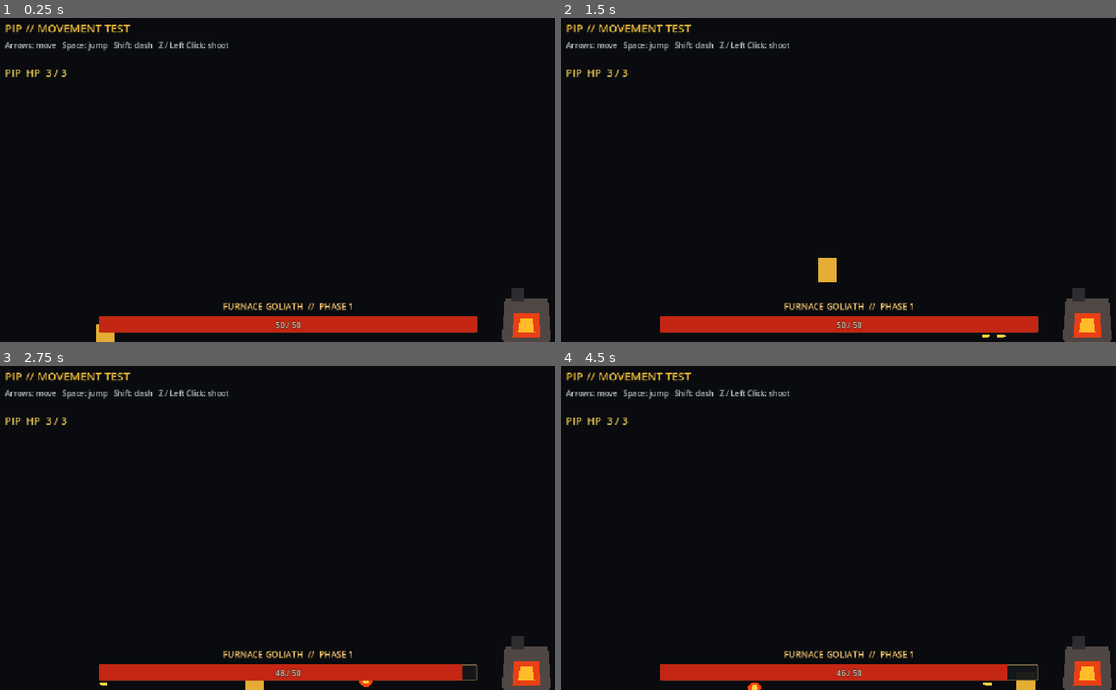
Above: before the commit, frames 1-4 (two rows, left to right).
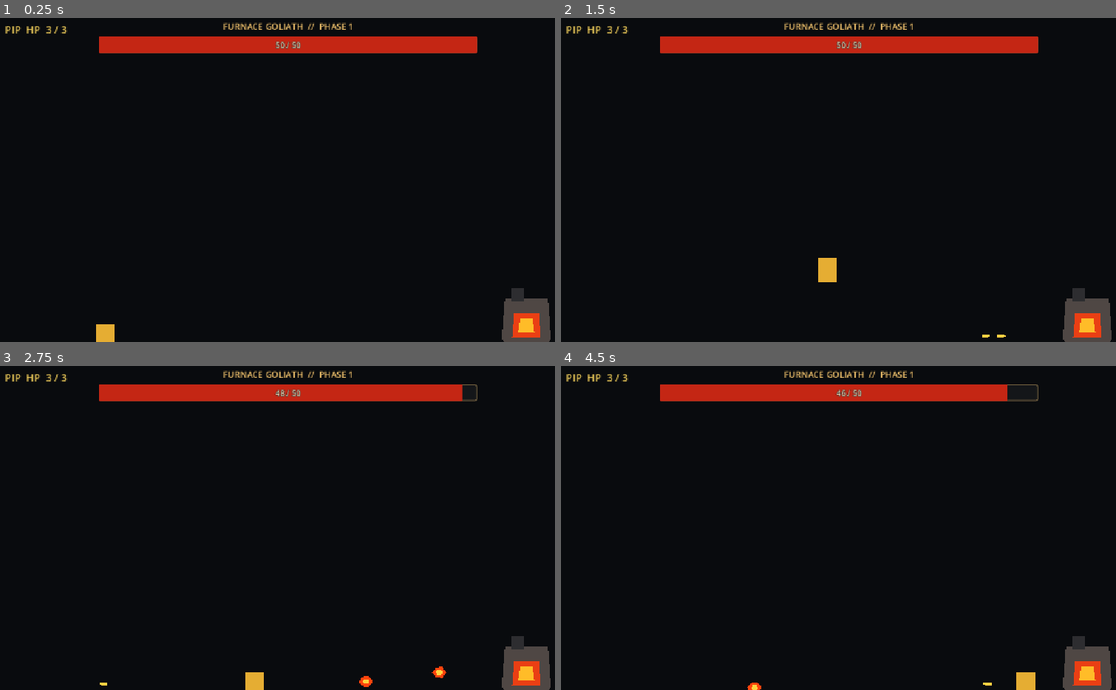
Above: after the commit, the same moments.

Repository: koushamoeini/Reign-of-Gears
Game: Godot game, scene res://main.tscn
Two runs of this game, one before a commit and one after it. Both use one fixed random seed, a clock stepped at 60 frames per second and the inputs below.
Inputs (mouse positions are in pixels of both pictures, inside the frame that each line leads up to):
- Up to frame 1 (0.25 s): no input
- Up to frame 2 (1.5 s): tap Enter at 0.5 s; move the mouse to (977, 160) at 0.52 s; hold Right (pip_move_right) from 0.53 s (still down); tap Z (pip_shoot) at 0.6 s; click (977, 160) at 0.67 s; tap Space (pip_jump) at 0.77 s; move the mouse to (733, 192) at 1.27 s; tap Shift (pip_dash) at 1.35 s
- Up to frame 3 (2.75 s): tap Space (pip_jump) at 1.52 s; tap Z (pip_shoot) at 1.55, 2.1 s; move the mouse to (349, 450) at 2.02 s; release Right (pip_move_right) at 2.03 s; hold Left (pip_move_left) from 2.03 s (still down)
- Up to frame 4 (4.5 s): move the mouse to (821, 589) at 2.77 s; release Left (pip_move_left) at 2.78 s; hold Right (pip_move_right) 2.78-4.28 s; tap Z (pip_shoot) at 2.85, 3.8, 4.35 s; click (821, 589) at 2.92 s; tap Space (pip_jump) at 3.02, 3.77 s; move the mouse to (1027, 573) at 3.52 s; tap Shift (pip_dash) at 3.6 s; move the mouse to (672, 472) at 4.27 s; hold Left (pip_move_left) from 4.28 s (still down)

The runs differ from the first frame. In frame 1, 8.5% of the frame differs, in the area x 0-87%, y 1-98%; in frame 2, 8.5%; in frame 3, 8.2%; in frame 4, 8.1%.

Commit message:
Improve combat HUD audio and result flow

Diff:
--- /dev/null
+++ b/audio/sound_manager.gd
@@ -0,0 +1,37 @@
+extends Node
+
+const SHOOT_STREAM: AudioStream = preload("res://audio/shoot.wav")
+const HIT_STREAM: AudioStream = preload("res://audio/player_hit.wav")
+const DASH_STREAM: AudioStream = preload("res://audio/dash.wav")
+
+var _shoot_player: AudioStreamPlayer
+var _hit_player: AudioStreamPlayer
+var _dash_player: AudioStreamPlayer
+
+
+func _ready() -> void:
+	process_mode = Node.PROCESS_MODE_ALWAYS
+	_shoot_player = _create_player(SHOOT_STREAM, -6.0, 4)
+	_hit_player = _create_player(HIT_STREAM, -4.0, 4)
+	_dash_player = _create_player(DASH_STREAM, -5.0, 2)
+
+
+func play_shoot_sfx() -> void:
+	_shoot_player.play()
+
+
+func play_hit_sfx() -> void:
+	_hit_player.play()
+
+
+func play_dash_sfx() -> void:
+	_dash_player.play()
+
+
+func _create_player(stream: AudioStream, volume_db: float, polyphony: int) -> AudioStreamPlayer:
+	var player := AudioStreamPlayer.new()
+	player.stream = stream
+	player.volume_db = volume_db
+	player.max_polyphony = polyphony
+	add_child(player)
+	return player
--- a/bosses/furnace_goliath.gd
+++ b/bosses/furnace_goliath.gd
@@ -63,6 +63,7 @@
 
 	health = maxi(health - amount, 0)
 	health_changed.emit(health, MAX_HEALTH)
+	SoundManager.play_hit_sfx()
 
 	if phase == 1 and health < PHASE_TWO_THRESHOLD:
 		phase = 2
--- a/main.gd
+++ b/main.gd
@@ -10,6 +10,7 @@
 func _ready() -> void:
 	player.connect("died", _on_player_died)
 	boss.connect("died", _on_boss_died)
+	combat_hud.next_boss_requested.connect(_on_next_boss_requested)
 
 
 func _on_player_died() -> void:
@@ -24,4 +25,20 @@
 	if encounter_finished:
 		return
 	encounter_finished = true
+	_shake_arena()
 	combat_hud.show_victory()
+
+
+func _on_next_boss_requested() -> void:
+	# Replace this reload with change_scene_to_file() when boss two is ready.
+	get_tree().reload_current_scene()
+
+
+func _shake_arena() -> void:
+	var original_position := position
+	var shake_tween := create_tween()
+	for shake_index in 10:
+		var strength := 12.0 * (1.0 - float(shake_index) / 10.0)
+		var offset := Vector2(randf_range(-strength, strength), randf_range(-strength, strength))
+		shake_tween.tween_property(self, "position", original_position + offset, 0.035)
+	shake_tween.tween_property(self, "position", original_position, 0.05)
--- a/main.tscn
+++ b/main.tscn
@@ -21,24 +21,6 @@
 offset_bottom = 719.0
 mouse_filter = 2
 color = Color(0.035, 0.043, 0.055, 1)
-
-[node name="Title" type="Label" parent="." unique_id=441292646]
-offset_left = 24.0
-offset_top = 20.0
-offset_right = 420.0
-offset_bottom = 58.0
-theme_override_colors/font_color = Color(0.91, 0.72, 0.22, 1)
-theme_override_font_sizes/font_size = 22
-text = "PIP // MOVEMENT TEST"
-
-[node name="Controls" type="Label" parent="." unique_id=973199080]
-offset_left = 24.0
-offset_top = 58.0
-offset_right = 620.0
-offset_bottom = 88.0
-theme_override_colors/font_color = Color(0.72, 0.75, 0.78, 1)
-theme_override_font_sizes/font_size = 15
-text = "Arrows: move   Space: jump   Shift: dash   Z / Left Click: shoot"
 
 [node name="Floor" type="StaticBody2D" parent="." unique_id=1373653812]
 position = Vector2(640, 690)
--- a/player/pip.gd
+++ b/player/pip.gd
@@ -22,8 +22,6 @@
 @onready var dash_cooldown_timer: Timer = $DashCooldownTimer
 @onready var invincibility_timer: Timer = $InvincibilityTimer
 @onready var flash_timer: Timer = $FlashTimer
-@onready var shoot_sfx: AudioStreamPlayer2D = $ShootSfx
-@onready var hit_sfx: AudioStreamPlayer2D = $HitSfx
 
 var health: int
 var facing_direction: float = 1.0
@@ -70,7 +68,7 @@
 	bullet.rotation = PI if facing_direction < 0.0 else 0.0
 	get_tree().current_scene.add_child(bullet)
 	bullet.global_position = muzzle.global_position
-	shoot_sfx.play()
+	SoundManager.play_shoot_sfx()
 
 
 func take_damage(amount: int) -> void:
@@ -79,7 +77,7 @@
 
 	health = maxi(health - amount, 0)
 	health_changed.emit(health, max_health)
-	hit_sfx.play()
+	SoundManager.play_hit_sfx()
 
 	if health == 0:
 		died.emit()
@@ -97,6 +95,7 @@
 
 	dash_duration_timer.start()
 	dash_cooldown_timer.start()
+	SoundManager.play_dash_sfx()
 
 
 func _on_flash_timer_timeout() -> void:
--- a/player/pip.tscn
+++ b/player/pip.tscn
@@ -1,8 +1,6 @@
-[gd_scene load_steps=6 format=3]
+[gd_scene load_steps=4 format=3]
 
 [ext_resource type="Script" path="res://player/pip.gd" id="1_pip"]
-[ext_resource type="AudioStream" path="res://audio/shoot.wav" id="2_shoot"]
-[ext_resource type="AudioStream" path="res://audio/player_hit.wav" id="3_hit"]
 
 [sub_resource type="CapsuleShape2D" id="CapsuleShape_pip"]
 radius = 18.0
@@ -50,15 +48,5 @@
 [node name="FlashTimer" type="Timer" parent="."]
 wait_time = 0.1
 
-[node name="ShootSfx" type="AudioStreamPlayer2D" parent="."]
-stream = ExtResource("2_shoot")
-volume_db = -6.0
-max_distance = 900.0
-
-[node name="HitSfx" type="AudioStreamPlayer2D" parent="."]
-stream = ExtResource("3_hit")
-volume_db = -4.0
-max_distance = 900.0
-
 [connection signal="timeout" from="InvincibilityTimer" to="." method="_on_invincibility_timer_timeout"]
 [connection signal="timeout" from="FlashTimer" to="." method="_on_flash_timer_timeout"]
--- a/project.godot
+++ b/project.godot
@@ -15,6 +15,10 @@
 config/features=PackedStringArray("4.7", "Forward Plus")
 config/icon="res://icon.svg"
 
+[autoload]
+
+SoundManager="*res://audio/sound_manager.gd"
+
 [display]
 
 window/stretch/mode="canvas_items"
--- a/ui/combat_hud.gd
+++ b/ui/combat_hud.gd
@@ -1,5 +1,9 @@
 class_name CombatHUD
 extends CanvasLayer
+
+signal next_boss_requested
+
+enum ResultAction { RETRY, NEXT_BOSS }
 
 @onready var player_health_label: Label = $Interface/PlayerHealth
 @onready var boss_name_label: Label = $Interface/BossName
@@ -12,6 +16,7 @@
 
 var player: Node
 var boss: Node
+var result_action: ResultAction = ResultAction.RETRY
 
 
 func _ready() -> void:
@@ -59,6 +64,7 @@
 
 
 func show_game_over() -> void:
+	result_action = ResultAction.RETRY
 	result_title.text = "GAME OVER"
 	result_detail.text = "Pip's gears have stopped."
 	retry_button.text = "RETRY"
@@ -68,12 +74,19 @@
 
 
 func show_victory() -> void:
+	result_action = ResultAction.NEXT_BOSS
 	result_title.text = "VICTORY"
 	result_detail.text = "Furnace Goliath has fallen."
-	retry_button.hide()
+	retry_button.text = "NEXT BOSS"
+	retry_button.show()
 	result_overlay.show()
+	retry_button.grab_focus()
 
 
-func _on_retry_button_pressed() -> void:
-	get_tree().paused = false
-	get_tree().reload_current_scene()
+func _on_result_button_pressed() -> void:
+	match result_action:
+		ResultAction.RETRY:
+			get_tree().paused = false
+			get_tree().reload_current_scene()
+		ResultAction.NEXT_BOSS:
+			next_boss_requested.emit()
--- a/ui/combat_hud.tscn
+++ b/ui/combat_hud.tscn
@@ -37,9 +37,9 @@
 [node name="PlayerHealth" type="Label" parent="Interface"]
 layout_mode = 0
 offset_left = 24.0
-offset_top = 108.0
+offset_top = 24.0
 offset_right = 230.0
-offset_bottom = 142.0
+offset_bottom = 58.0
 theme_override_colors/font_color = Color(0.96, 0.82, 0.36, 1)
 theme_override_colors/font_outline_color = Color(0.04, 0.045, 0.05, 1)
 theme_override_constants/outline_size = 6
@@ -48,13 +48,12 @@
 
 [node name="BossName" type="Label" parent="Interface"]
 layout_mode = 1
-anchors_preset = 12
+anchors_preset = 10
 anchor_right = 1.0
-anchor_bottom = 1.0
-offset_top = -82.0
-offset_bottom = -54.0
+offset_top = 20.0
+offset_bottom = 48.0
 grow_horizontal = 2
-grow_vertical = 0
+grow_vertical = 1
 theme_override_colors/font_color = Color(0.93, 0.75, 0.42, 1)
 theme_override_colors/font_outline_color = Color(0.04, 0.045, 0.05, 1)
 theme_override_constants/outline_size = 5
@@ -64,14 +63,13 @@
 
 [node name="BossHealthBar" type="ProgressBar" parent="Interface"]
 layout_mode = 1
-anchors_preset = 12
+anchors_preset = 10
 anchor_left = 0.18
 anchor_right = 0.82
-anchor_bottom = 1.0
-offset_top = -50.0
-offset_bottom = -18.0
+offset_top = 52.0
+offset_bottom = 84.0
 grow_horizontal = 2
-grow_vertical = 0
+grow_vertical = 1
 theme_override_styles/background = SubResource("BossBarBackground")
 theme_override_styles/fill = SubResource("BossBarFill")
 max_value = 50.0
@@ -80,14 +78,13 @@
 
 [node name="BossHealthValue" type="Label" parent="Interface"]
 layout_mode = 1
-anchors_preset = 12
+anchors_preset = 10
 anchor_left = 0.18
 anchor_right = 0.82
-anchor_bottom = 1.0
-offset_top = -48.0
-offset_bottom = -18.0
+offset_top = 54.0
+offset_bottom = 84.0
 grow_horizontal = 2
-grow_vertical = 0
+grow_vertical = 1
 mouse_filter = 2
 theme_override_colors/font_color = Color(1, 0.93, 0.78, 1)
 theme_override_colors/font_outline_color = Color(0.08, 0.09, 0.1, 1)
@@ -165,4 +162,4 @@
 theme_override_font_sizes/font_size = 18
 text = "RETRY"
 
-[connection signal="pressed" from="Interface/ResultOverlay/RetryButton" to="." method="_on_retry_button_pressed"]
+[connection signal="pressed" from="Interface/ResultOverlay/RetryButton" to="." method="_on_result_button_pressed"]
Not shown, added: audio/dash.wav.import
Not shown, added: audio/sound_manager.gd.uid
Not shown, added: audio/dash.wav
